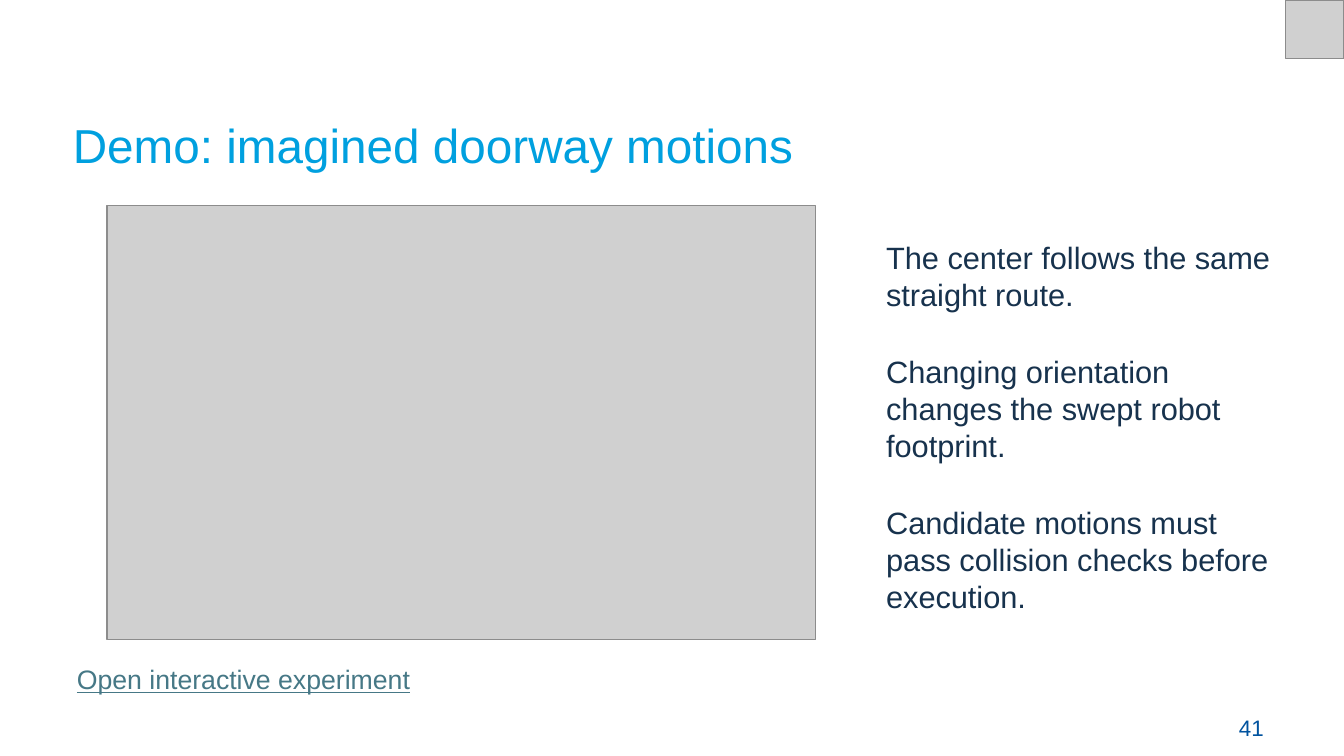
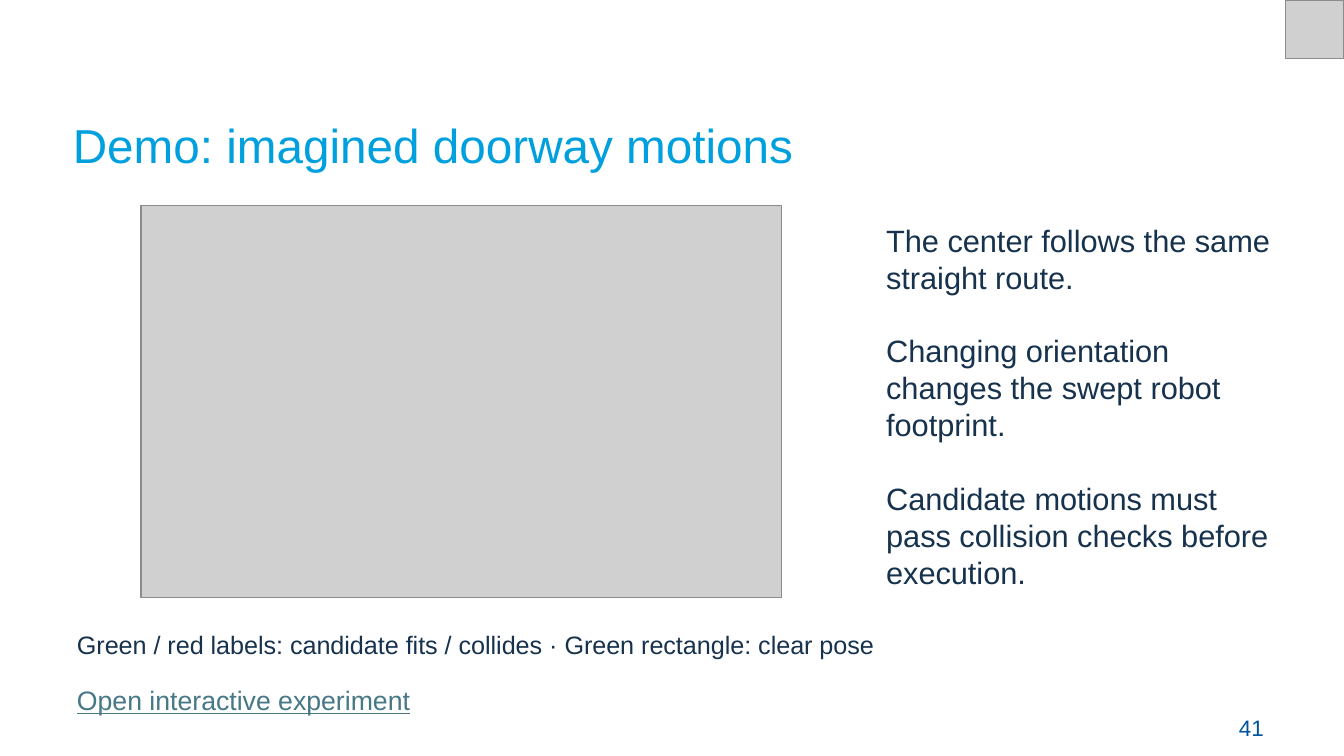
Before and after one commit to Croquembouche/Intro2AV-CourseContent, a slide deck: slide 41 of 2026/Presentations/Lecture 7 Path Planning for Autonomous Driving.pptx. Drawn at 1344x756 pixels with LibreOffice and Linux fonts; fonts in the diff are those of the drawing; grey boxes stand for pictures. Boxes give left, top, right and bottom in pixels: in the first picture for what was removed or moved away, otherwise in the second. Text is boxed around its words. In the diff, an @@ line names an element or a change of style, - is before the commit and + after.

Commit message:
Align Lecture 7 slides and colors with corrected planning demos

```diff
--- a/2026/Presentations/Lecture 7 Path Planning for Autonomous Driving.pptx
+++ b/2026/Presentations/Lecture 7 Path Planning for Autonomous Driving.pptx
@@ picture resized from (x1=108, y1=206, x2=816, y2=640) to (x1=141, y1=206, x2=782, y2=598) @@
@@ text "The center follows the same ..." rewrapped from (x1=886, y1=246, x2=1270, y2=609) to (x1=886, y1=229, x2=1270, y2=585) @@
@@ text added at (x1=77, y1=635, x2=873, y2=659), 13.5 pt, text #17324D @@
+Green / red labels: candidate fits / collides · Green rectangle: clear pose
@@ text "Open interactive experiment" moved from (x1=77, y1=669, x2=410, y2=695) to (x1=77, y1=690, x2=410, y2=716) @@
```
Also in this commit, not shown: 29 other slides changed, 5 slides added, 3 slides removed, 14 other files.
